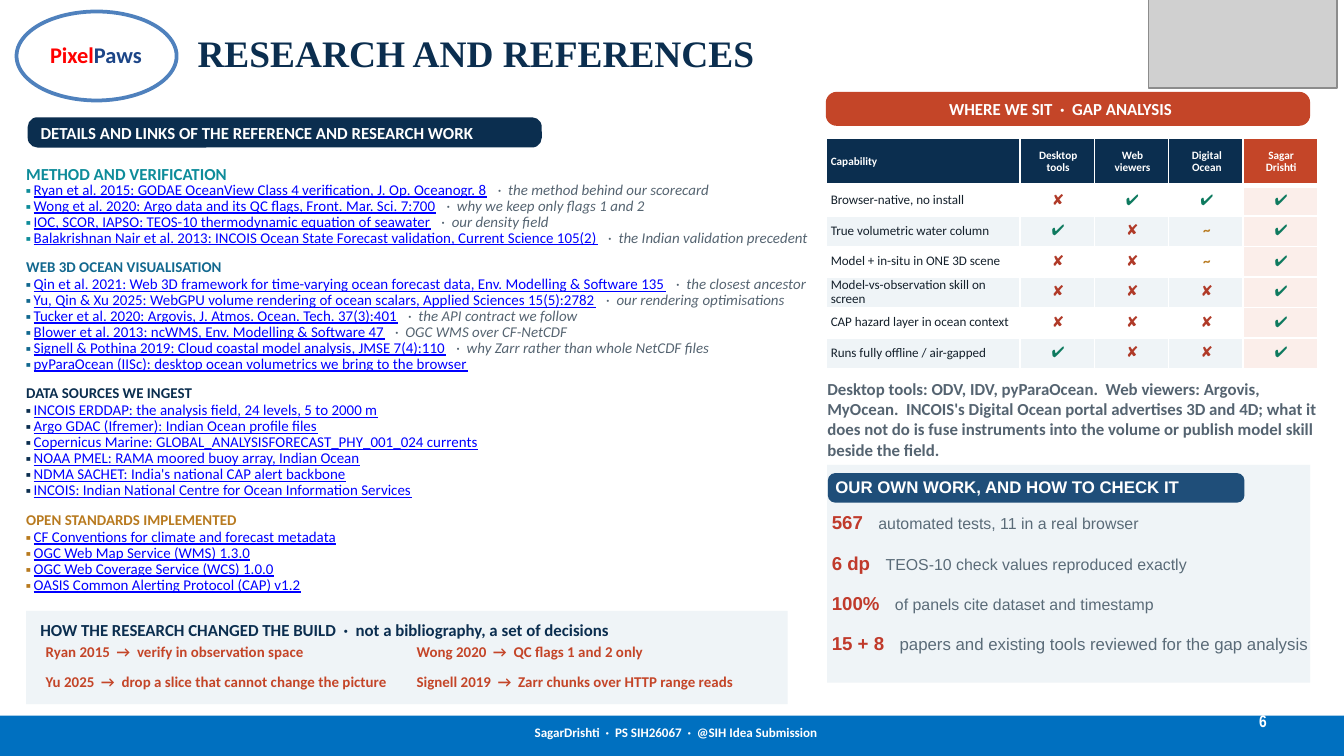
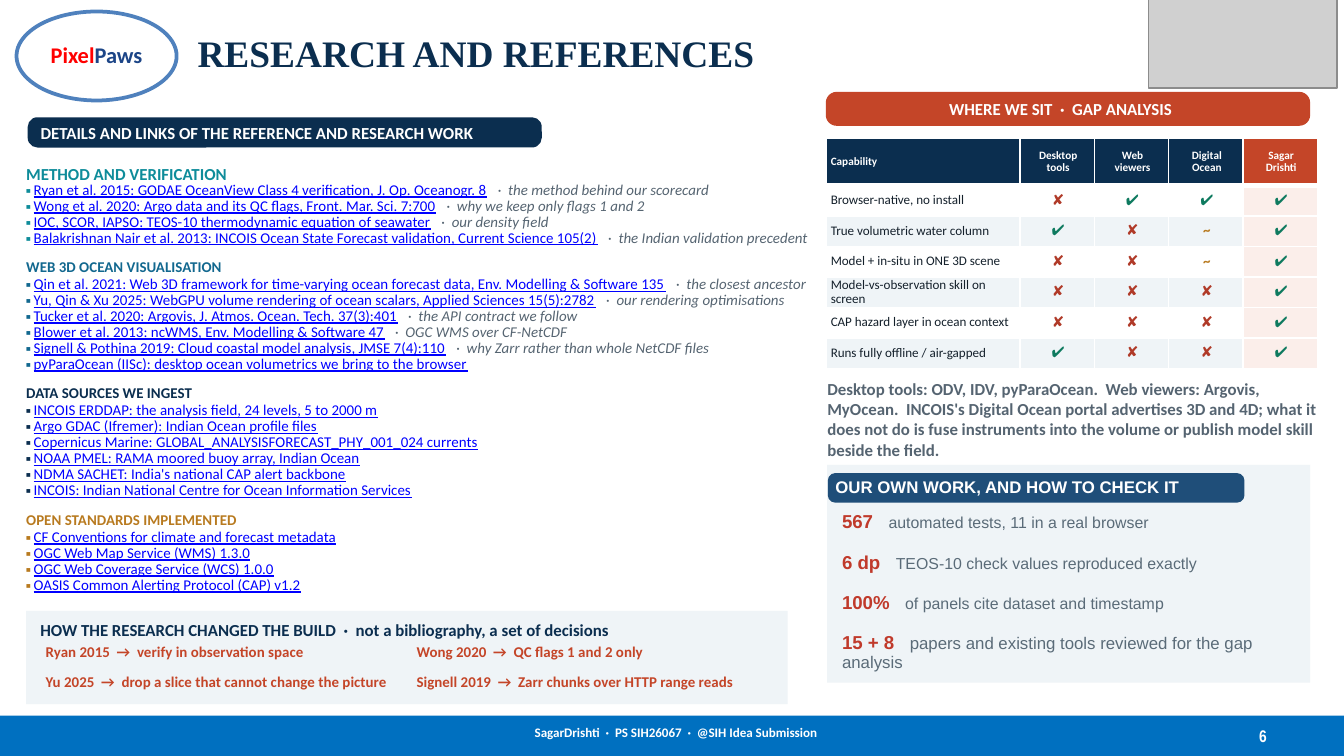
Before and after one commit to MONSTERBOY110/SagarDrishti, a slide deck: slide 6 of docs/submission/PixelPaws_SIH2026.pptx. Drawn at 1344x756 pixels with LibreOffice and Linux fonts; fonts in the diff are those of the drawing; grey boxes stand for pictures. Boxes give left, top, right and bottom in pixels: in the first picture for what was removed or moved away, otherwise in the second. Text is boxed around its words. In the diff, an @@ line names an element or a change of style, - is before the commit and + after.

```diff
--- a/docs/submission/PixelPaws_SIH2026.pptx
+++ b/docs/submission/PixelPaws_SIH2026.pptx
@@ text "567 automated tests, 11 in ...": place and size @@
-text "567 automated tests, 11 in ..." at (832,516,1139,531)
+text "567 automated tests, 11 in ..." at (842,515,1149,530)
@@ text "6 dp TEOS-10 check values ...": place and size @@
-text "6 dp TEOS-10 check values ..." at (832,556,1186,574)
+text "6 dp TEOS-10 check values ..." at (842,555,1196,573)
@@ text "100% of panels cite dataset ...": place and size @@
-text "100% of panels cite dataset ..." at (832,597,1153,614)
+text "100% of panels cite dataset ..." at (842,596,1164,613)
@@ text "15 + 8 papers and ..." rewrapped from (832,637,1308,654) to (842,636,1252,672) @@
@@ page number rewrapped from (1259,713,1267,731) to (1259,730,1267,742) @@
```
Also in this commit, not shown: 5 other slides changed, 2 other files.
